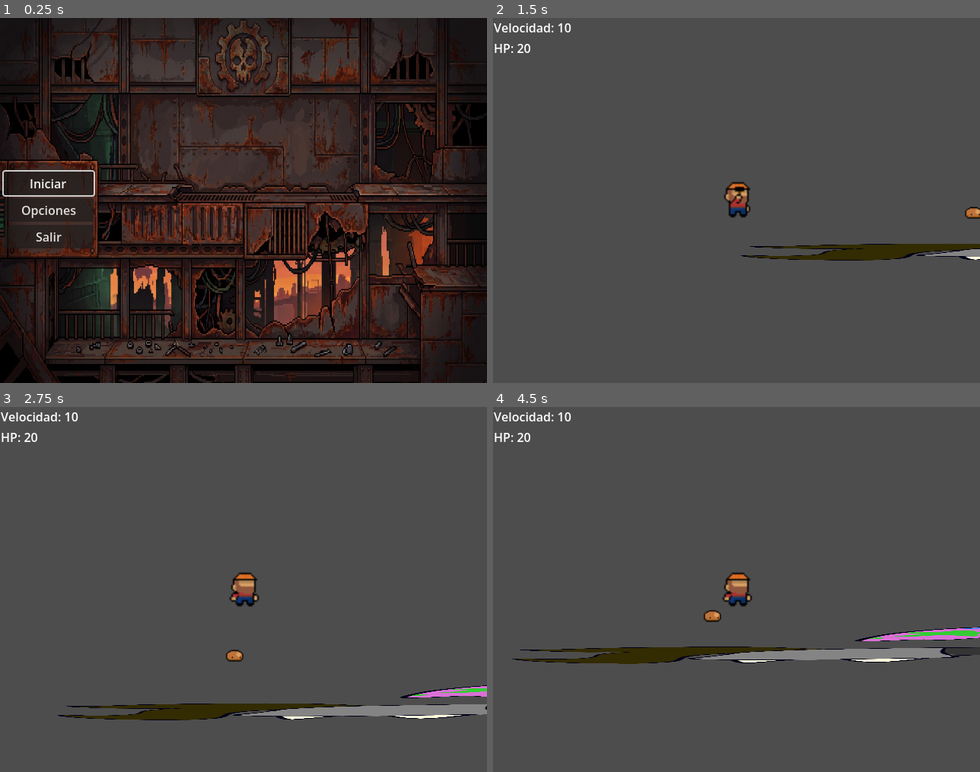
Above: before the commit, frames 1-4 (two rows, left to right).
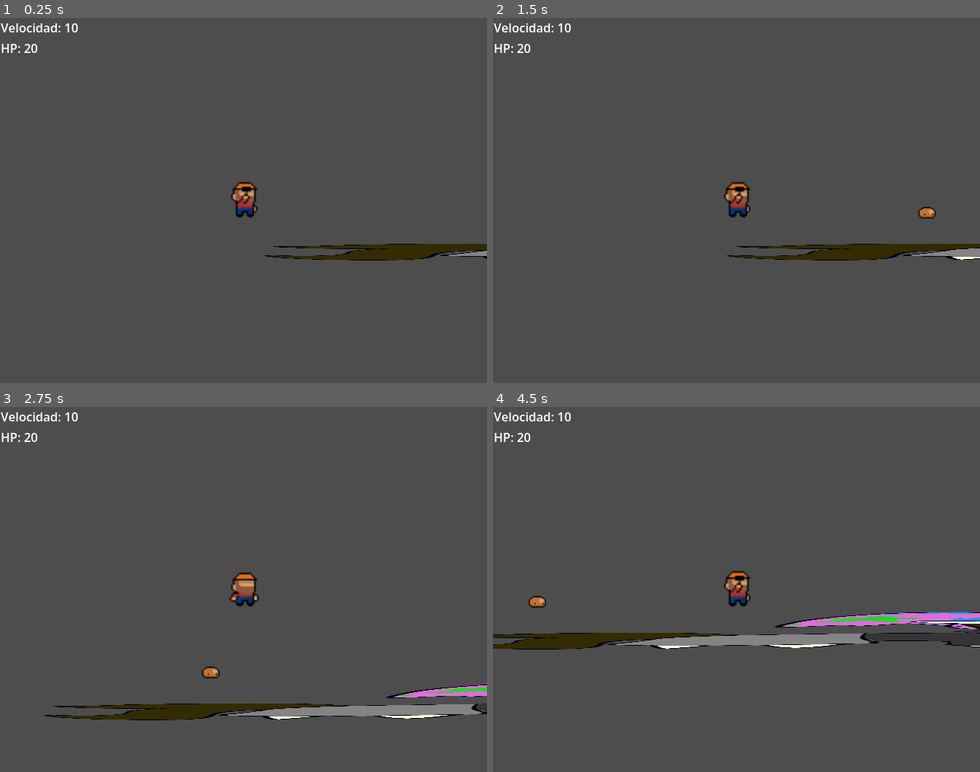
Above: after the commit, the same moments.

Repository: AutisticGoat/Despiadado
Game: Godot game, scene res://node_2d.tscn
Two runs of this game, one before a commit and one after it. Both use one fixed random seed, a clock stepped at 60 frames per second and the inputs below. Before the commit the project starts from res://Menu.tscn.
Inputs (mouse positions are in pixels of both pictures, inside the frame that each line leads up to):
- Up to frame 1 (0.25 s): no input
- Up to frame 2 (1.5 s): click (541, 182) at 0.5 s, where only the run before the commit has a clickable "Iniciar"; tap Enter (ui_accept) at 1.25 s; hold Right (ui_right) from 1.28 s (still down); tap X at 1.35 s
- Up to frame 3 (2.75 s): keep holding Right (ui_right); tap Enter (ui_accept) at 1.52, 2.27 s; tap Z at 2.1 s
- Up to frame 4 (4.5 s): release Right (ui_right) at 2.78 s; hold Left (ui_left) 2.78-3.53 s; tap X at 2.85, 4.35 s; hold Right (ui_right) from 3.53 s (still down); tap Z at 3.6 s; tap Enter (ui_accept) at 3.77 s

The runs differ from the first frame. In frame 1, 95% of the frame differs, in the area x 0-100%, y 0-100%; in frame 2, 0.7%; in frame 3, 1.3%; in frame 4, 7.9%.

Commit message:
Cambios
- Ahora los nodos del jugador y slime de cobre son sus propias escenas
- Ahora el slime de cobre se aleja del jugador cuando este se encuentra cerca

Diff:
--- a/Scripts/enemigo.gd
+++ b/Scripts/enemigo.gd
@@ -3,6 +3,7 @@
 const SPEED = 300.0
 const JUMP_VELOCITY = -400.0
 
+@onready var jugador = get_tree().get_first_node_in_group("Jugador")
 @onready var Anim = $AnimatedSprite2D
 
 var waitFrames = 0
@@ -20,8 +21,15 @@
 		velocity.y = -100 * 5
 		waitFrames = 60
 
+	print(abs(jugador.position.x - position.x))
+
+	if (abs(jugador.position.x - position.x)) <= 50:
+		print(position.direction_to(jugador.position).x)
+
+		print("Jugador cerca de enemigo, iniciando retirada")
+		dir = -position.direction_to(jugador.position).x
+
 	if not is_on_floor():
-		print("DIRECCIÓN: ", dir)
 		velocity.y += get_gravity().y * 5 * delta
 		velocity.x = dir * 200
 	else:
@@ -29,7 +37,8 @@
 	# elif waitFrames == 0:
 	# 	velocity.x = 0
 
-	print(waitFrames)
+
+
 
 	# if Anim.frame == 3:
 	# 	Anim.Stomp
--- /dev/null
+++ b/jugador.tscn
@@ -0,0 +1,211 @@
+[gd_scene format=3 uid="uid://dm8w6g1hr4sfd"]
+
+[ext_resource type="Script" uid="uid://bpl7ydc3qfvo7" path="res://Scripts/Character.gd" id="1_pn0r8"]
+[ext_resource type="Texture2D" uid="uid://c7x0kom6e3i3d" path="res://Graphics/Character/Ataque_0001-Sheet.png" id="2_75jh1"]
+[ext_resource type="Texture2D" uid="uid://cixxmmjukiw1q" path="res://Graphics/Character/Pepe 3_0001-Sheet.png" id="3_j66dm"]
+[ext_resource type="Texture2D" uid="uid://ctgx6cc7qeocc" path="res://Graphics/Character/Salto_0001-Sheet.png" id="4_e7qlc"]
+[ext_resource type="Texture2D" uid="uid://c4txgnknj2s02" path="res://Graphics/Character/Caminando_0001-Sheet.png" id="5_1xqlm"]
+[ext_resource type="Script" uid="uid://chcoyj2t3rixr" path="res://Scripts/Stats/stat_component.gd" id="6_hns4q"]
+[ext_resource type="Script" uid="uid://werjd3sya5e6" path="res://Scripts/Stats/stat.gd" id="7_4g2as"]
+[ext_resource type="Resource" uid="uid://d1i1fbx6y1ijb" path="res://Resources/Stats/HP.tres" id="8_otqpa"]
+[ext_resource type="Resource" uid="uid://c36m6jmhj11cw" path="res://Resources/Stats/Velocidad.tres" id="9_nmcbk"]
+[ext_resource type="Resource" uid="uid://btu3xjpikcgwg" path="res://Resources/Stats/Daño.tres" id="10_janri"]
+[ext_resource type="Resource" uid="uid://bfekdau4oo0wi" path="res://Resources/Stats/Defensa.tres" id="11_3ook8"]
+[ext_resource type="Resource" uid="uid://buvofaqd8uwnq" path="res://Resources/Stats/AlturaSalto.tres" id="12_s7luq"]
+[ext_resource type="Resource" uid="uid://d2vy3xj2c4081" path="res://Resources/Stats/VelAtaque.tres" id="13_vpxur"]
+[ext_resource type="Script" uid="uid://c5sk25dqrj51k" path="res://Scripts/LabelHP.gd" id="14_fblqx"]
+[ext_resource type="Script" uid="uid://cja5y4f8doqju" path="res://Scripts/LabelVelocidad.gd" id="15_sjv2d"]
+
+[sub_resource type="RectangleShape2D" id="RectangleShape2D_bwhy8"]
+
+[sub_resource type="AtlasTexture" id="AtlasTexture_ta5nu"]
+atlas = ExtResource("2_75jh1")
+region = Rect2(32, 0, 32, 32)
+
+[sub_resource type="AtlasTexture" id="AtlasTexture_flf07"]
+atlas = ExtResource("2_75jh1")
+region = Rect2(64, 0, 32, 32)
+
+[sub_resource type="AtlasTexture" id="AtlasTexture_k73cj"]
+atlas = ExtResource("2_75jh1")
+region = Rect2(96, 0, 32, 32)
+
+[sub_resource type="AtlasTexture" id="AtlasTexture_rjqkl"]
+atlas = ExtResource("3_j66dm")
+region = Rect2(0, 0, 32, 32)
+
+[sub_resource type="AtlasTexture" id="AtlasTexture_fs4d3"]
+atlas = ExtResource("3_j66dm")
+region = Rect2(32, 0, 32, 32)
+
+[sub_resource type="AtlasTexture" id="AtlasTexture_7vxoj"]
+atlas = ExtResource("3_j66dm")
+region = Rect2(64, 0, 32, 32)
+
+[sub_resource type="AtlasTexture" id="AtlasTexture_ei405"]
+atlas = ExtResource("3_j66dm")
+region = Rect2(96, 0, 32, 32)
+
+[sub_resource type="AtlasTexture" id="AtlasTexture_e8dv2"]
+atlas = ExtResource("4_e7qlc")
+region = Rect2(0, 0, 32, 32)
+
+[sub_resource type="AtlasTexture" id="AtlasTexture_2nhjh"]
+atlas = ExtResource("4_e7qlc")
+region = Rect2(32, 0, 32, 32)
+
+[sub_resource type="AtlasTexture" id="AtlasTexture_bjha6"]
+atlas = ExtResource("4_e7qlc")
+region = Rect2(64, 0, 32, 32)
+
+[sub_resource type="AtlasTexture" id="AtlasTexture_gt76g"]
+atlas = ExtResource("4_e7qlc")
+region = Rect2(96, 0, 32, 32)
+
+[sub_resource type="AtlasTexture" id="AtlasTexture_1fr6y"]
+atlas = ExtResource("4_e7qlc")
+region = Rect2(128, 0, 32, 32)
+
+[sub_resource type="AtlasTexture" id="AtlasTexture_2hxjc"]
+atlas = ExtResource("5_1xqlm")
+region = Rect2(0, 0, 32, 32)
+
+[sub_resource type="AtlasTexture" id="AtlasTexture_ebxd8"]
+atlas = ExtResource("5_1xqlm")
+region = Rect2(32, 0, 32, 32)
+
+[sub_resource type="AtlasTexture" id="AtlasTexture_2u7jv"]
+atlas = ExtResource("5_1xqlm")
+region = Rect2(64, 0, 32, 32)
+
+[sub_resource type="AtlasTexture" id="AtlasTexture_24dk6"]
+atlas = ExtResource("5_1xqlm")
+region = Rect2(96, 0, 32, 32)
+
+[sub_resource type="SpriteFrames" id="SpriteFrames_4qa0u"]
+animations = [{
+"frames": [{
+"duration": 1.0,
+"texture": SubResource("AtlasTexture_ta5nu")
+}, {
+"duration": 1.0,
+"texture": SubResource("AtlasTexture_flf07")
+}, {
+"duration": 1.0,
+"texture": SubResource("AtlasTexture_k73cj")
+}],
+"loop": 1,
+"name": &"Attack",
+"speed": 5.0
+}, {
+"frames": [{
+"duration": 1.0,
+"texture": SubResource("AtlasTexture_rjqkl")
+}, {
+"duration": 1.0,
+"texture": SubResource("AtlasTexture_fs4d3")
+}, {
+"duration": 1.0,
+"texture": SubResource("AtlasTexture_7vxoj")
+}, {
+"duration": 1.0,
+"texture": SubResource("AtlasTexture_ei405")
+}],
+"loop": 1,
+"name": &"Idle",
+"speed": 5.0
+}, {
+"frames": [{
+"duration": 1.0,
+"texture": SubResource("AtlasTexture_e8dv2")
+}, {
+"duration": 1.0,
+"texture": SubResource("AtlasTexture_2nhjh")
+}, {
+"duration": 1.0,
+"texture": SubResource("AtlasTexture_bjha6")
+}, {
+"duration": 1.0,
+"texture": SubResource("AtlasTexture_gt76g")
+}, {
+"duration": 1.0,
+"texture": SubResource("AtlasTexture_1fr6y")
+}],
+"loop": 1,
+"name": &"Jump",
+"speed": 5.0
+}, {
+"frames": [{
+"duration": 1.0,
+"texture": SubResource("AtlasTexture_2hxjc")
+}, {
+"duration": 1.0,
+"texture": SubResource("AtlasTexture_ebxd8")
+}, {
+"duration": 1.0,
+"texture": SubResource("AtlasTexture_2u7jv")
+}, {
+"duration": 1.0,
+"texture": SubResource("AtlasTexture_24dk6")
+}],
+"loop": 1,
+"name": &"Walking",
+"speed": 5.0
+}]
+
+[sub_resource type="RectangleShape2D" id="RectangleShape2D_4qa0u"]
+size = Vector2(19, 24.749979)
+
+[sub_resource type="Resource" id="Resource_q6r6c"]
+script = ExtResource("7_4g2as")
+metadata/_custom_type_script = "uid://werjd3sya5e6"
+
+[node name="Jugador" type="CharacterBody2D" unique_id=1027360617 groups=["Jugador"]]
+scale = Vector2(2, 2)
+script = ExtResource("1_pn0r8")
+
+[node name="AreaAttack" type="Area2D" parent="." unique_id=1376705502]
+position = Vector2(7.64, 1.98)
+
+[node name="CollisionShape2D" type="CollisionShape2D" parent="AreaAttack" unique_id=2108698593]
+shape = SubResource("RectangleShape2D_bwhy8")
+
+[node name="AnimatedSprite2D" type="AnimatedSprite2D" parent="." unique_id=913926004]
+position = Vector2(1, 1)
+sprite_frames = SubResource("SpriteFrames_4qa0u")
+animation = &"Attack"
+frame_progress = 0.8795809
+
+[node name="CollisionShape2D" type="CollisionShape2D" parent="." unique_id=1433155092]
+texture_filter = 1
+position = Vector2(0.5000038, -0.5000012)
+scale = Vector2(0.99999994, 0.99999994)
+shape = SubResource("RectangleShape2D_4qa0u")
+debug_color = Color(0, 0.5950001, 0.7, 0.8039216)
+
+[node name="StatsComponent" type="Node" parent="." unique_id=2003487550]
+script = ExtResource("6_hns4q")
+initial_stats = Array[ExtResource("7_4g2as")]([SubResource("Resource_q6r6c"), ExtResource("8_otqpa"), ExtResource("9_nmcbk"), ExtResource("10_janri"), ExtResource("11_3ook8"), ExtResource("12_s7luq"), ExtResource("13_vpxur")])
+metadata/_custom_type_script = "uid://chcoyj2t3rixr"
+
+[node name="CanvasLayer" type="CanvasLayer" parent="." unique_id=398452746]
+
+[node name="HP" type="Label" parent="CanvasLayer" unique_id=737582231 node_paths=PackedStringArray("Stats")]
+offset_left = 1.0
+offset_top = 28.0
+offset_right = 41.0
+offset_bottom = 51.0
+script = ExtResource("14_fblqx")
+Stats = NodePath("../../StatsComponent")
+metadata/_edit_use_anchors_ = true
+
+[node name="Velocidad" type="Label" parent="CanvasLayer" unique_id=403957397 node_paths=PackedStringArray("Stats")]
+offset_left = 1.0
+offset_top = 1.0
+offset_right = 41.0
+offset_bottom = 24.0
+script = ExtResource("15_sjv2d")
+Stats = NodePath("../../StatsComponent")
+metadata/_edit_use_anchors_ = true
+
+[node name="Camera2D" type="Camera2D" parent="." unique_id=880386430]
--- a/node_2d.tscn
+++ b/node_2d.tscn
@@ -1,167 +1,9 @@
 [gd_scene format=3 uid="uid://cmwdw8kgbef6b"]
 
-[ext_resource type="Script" uid="uid://bpl7ydc3qfvo7" path="res://Scripts/Character.gd" id="2_epypp"]
-[ext_resource type="Texture2D" uid="uid://c7x0kom6e3i3d" path="res://Graphics/Character/Ataque_0001-Sheet.png" id="2_hqns4"]
-[ext_resource type="Script" uid="uid://chcoyj2t3rixr" path="res://Scripts/Stats/stat_component.gd" id="3_epypp"]
-[ext_resource type="Texture2D" uid="uid://cixxmmjukiw1q" path="res://Graphics/Character/Pepe 3_0001-Sheet.png" id="3_x0ka3"]
-[ext_resource type="Texture2D" uid="uid://ctgx6cc7qeocc" path="res://Graphics/Character/Salto_0001-Sheet.png" id="4_0h7mo"]
-[ext_resource type="Script" uid="uid://werjd3sya5e6" path="res://Scripts/Stats/stat.gd" id="4_0hol4"]
-[ext_resource type="Texture2D" uid="uid://c4txgnknj2s02" path="res://Graphics/Character/Caminando_0001-Sheet.png" id="5_nr8wp"]
-[ext_resource type="Resource" uid="uid://d1i1fbx6y1ijb" path="res://Resources/Stats/HP.tres" id="6_4d7sh"]
-[ext_resource type="Resource" uid="uid://c36m6jmhj11cw" path="res://Resources/Stats/Velocidad.tres" id="6_rj586"]
-[ext_resource type="Script" uid="uid://cja5y4f8doqju" path="res://Scripts/LabelVelocidad.gd" id="7_d21ai"]
-[ext_resource type="Script" uid="uid://c5sk25dqrj51k" path="res://Scripts/LabelHP.gd" id="7_rj586"]
-[ext_resource type="Resource" uid="uid://btu3xjpikcgwg" path="res://Resources/Stats/Daño.tres" id="10_0h7mo"]
-[ext_resource type="Resource" uid="uid://bfekdau4oo0wi" path="res://Resources/Stats/Defensa.tres" id="11_nr8wp"]
-[ext_resource type="Resource" uid="uid://buvofaqd8uwnq" path="res://Resources/Stats/AlturaSalto.tres" id="12_nr8wp"]
-[ext_resource type="Resource" uid="uid://d2vy3xj2c4081" path="res://Resources/Stats/VelAtaque.tres" id="14_flf07"]
+[ext_resource type="PackedScene" uid="uid://dm8w6g1hr4sfd" path="res://jugador.tscn" id="1_0hol4"]
 [ext_resource type="Texture2D" uid="uid://3oootb7uy4pe" path="res://Graphics/Enemies/Sprite-0001.png" id="15_d2bti"]
 [ext_resource type="Script" uid="uid://c42nw5p3vgl7j" path="res://Scripts/enemigo.gd" id="17_k73cj"]
 [ext_resource type="Texture2D" uid="uid://ccavwem3cfoy5" path="res://Graphics/Character/kotryflownobg.png" id="19_rjqkl"]
-
-[sub_resource type="RectangleShape2D" id="RectangleShape2D_bwhy8"]
-
-[sub_resource type="AtlasTexture" id="AtlasTexture_ta5nu"]
-atlas = ExtResource("2_hqns4")
-region = Rect2(32, 0, 32, 32)
-
-[sub_resource type="AtlasTexture" id="AtlasTexture_flf07"]
-atlas = ExtResource("2_hqns4")
-region = Rect2(64, 0, 32, 32)
-
-[sub_resource type="AtlasTexture" id="AtlasTexture_k73cj"]
-atlas = ExtResource("2_hqns4")
-region = Rect2(96, 0, 32, 32)
-
-[sub_resource type="AtlasTexture" id="AtlasTexture_rjqkl"]
-atlas = ExtResource("3_x0ka3")
-region = Rect2(0, 0, 32, 32)
-
-[sub_resource type="AtlasTexture" id="AtlasTexture_fs4d3"]
-atlas = ExtResource("3_x0ka3")
-region = Rect2(32, 0, 32, 32)
-
-[sub_resource type="AtlasTexture" id="AtlasTexture_7vxoj"]
-atlas = ExtResource("3_x0ka3")
-region = Rect2(64, 0, 32, 32)
-
-[sub_resource type="AtlasTexture" id="AtlasTexture_ei405"]
-atlas = ExtResource("3_x0ka3")
-region = Rect2(96, 0, 32, 32)
-
-[sub_resource type="AtlasTexture" id="AtlasTexture_e8dv2"]
-atlas = ExtResource("4_0h7mo")
-region = Rect2(0, 0, 32, 32)
-
-[sub_resource type="AtlasTexture" id="AtlasTexture_2nhjh"]
-atlas = ExtResource("4_0h7mo")
-region = Rect2(32, 0, 32, 32)
-
-[sub_resource type="AtlasTexture" id="AtlasTexture_bjha6"]
-atlas = ExtResource("4_0h7mo")
-region = Rect2(64, 0, 32, 32)
-
-[sub_resource type="AtlasTexture" id="AtlasTexture_gt76g"]
-atlas = ExtResource("4_0h7mo")
-region = Rect2(96, 0, 32, 32)
-
-[sub_resource type="AtlasTexture" id="AtlasTexture_1fr6y"]
-atlas = ExtResource("4_0h7mo")
-region = Rect2(128, 0, 32, 32)
-
-[sub_resource type="AtlasTexture" id="AtlasTexture_2hxjc"]
-atlas = ExtResource("5_nr8wp")
-region = Rect2(0, 0, 32, 32)
-
-[sub_resource type="AtlasTexture" id="AtlasTexture_ebxd8"]
-atlas = ExtResource("5_nr8wp")
-region = Rect2(32, 0, 32, 32)
-
-[sub_resource type="AtlasTexture" id="AtlasTexture_2u7jv"]
-atlas = ExtResource("5_nr8wp")
-region = Rect2(64, 0, 32, 32)
-
-[sub_resource type="AtlasTexture" id="AtlasTexture_24dk6"]
-atlas = ExtResource("5_nr8wp")
-region = Rect2(96, 0, 32, 32)
-
-[sub_resource type="SpriteFrames" id="SpriteFrames_4qa0u"]
-animations = [{
-"frames": [{
-"duration": 1.0,
-"texture": SubResource("AtlasTexture_ta5nu")
-}, {
-"duration": 1.0,
-"texture": SubResource("AtlasTexture_flf07")
-}, {
-"duration": 1.0,
-"texture": SubResource("AtlasTexture_k73cj")
-}],
-"loop": 1,
-"name": &"Attack",
-"speed": 5.0
-}, {
-"frames": [{
-"duration": 1.0,
-"texture": SubResource("AtlasTexture_rjqkl")
-}, {
-"duration": 1.0,
-"texture": SubResource("AtlasTexture_fs4d3")
-}, {
-"duration": 1.0,
-"texture": SubResource("AtlasTexture_7vxoj")
-}, {
-"duration": 1.0,
-"texture": SubResource("AtlasTexture_ei405")
-}],
-"loop": 1,
-"name": &"Idle",
-"speed": 5.0
-}, {
-"frames": [{
-"duration": 1.0,
-"texture": SubResource("AtlasTexture_e8dv2")
-}, {
-"duration": 1.0,
-"texture": SubResource("AtlasTexture_2nhjh")
-}, {
-"duration": 1.0,
-"texture": SubResource("AtlasTexture_bjha6")
-}, {
-"duration": 1.0,
-"texture": SubResource("AtlasTexture_gt76g")
-}, {
-"duration": 1.0,
-"texture": SubResource("AtlasTexture_1fr6y")
-}],
-"loop": 1,
-"name": &"Jump",
-"speed": 5.0
-}, {
-"frames": [{
-"duration": 1.0,
-"texture": SubResource("AtlasTexture_2hxjc")
-}, {
-"duration": 1.0,
-"texture": SubResource("AtlasTexture_ebxd8")
-}, {
-"duration": 1.0,
-"texture": SubResource("AtlasTexture_2u7jv")
-}, {
-"duration": 1.0,
-"texture": SubResource("AtlasTexture_24dk6")
-}],
-"loop": 1,
-"name": &"Walking",
-"speed": 5.0
-}]
-
-[sub_resource type="RectangleShape2D" id="RectangleShape2D_4qa0u"]
-size = Vector2(19, 24.749979)
-
-[sub_resource type="Resource" id="Resource_q6r6c"]
-script = ExtResource("4_0hol4")
-metadata/_custom_type_script = "uid://werjd3sya5e6"
 
 [sub_resource type="AtlasTexture" id="AtlasTexture_mryly"]
 atlas = ExtResource("15_d2bti")
@@ -214,56 +56,8 @@
 
 [node name="Node2D" type="Node2D" unique_id=1775135211]
 
-[node name="Jugador" type="CharacterBody2D" parent="." unique_id=1500785931]
-position = Vector2(18, 443)
-scale = Vector2(2, 2)
-script = ExtResource("2_epypp")
-
-[node name="AreaAttack" type="Area2D" parent="Jugador" unique_id=1841114080]
-position = Vector2(7.64, 1.98)
-
-[node name="CollisionShape2D" type="CollisionShape2D" parent="Jugador/AreaAttack" unique_id=862295897]
-shape = SubResource("RectangleShape2D_bwhy8")
-
-[node name="AnimatedSprite2D" type="AnimatedSprite2D" parent="Jugador" unique_id=1207581220]
-position = Vector2(1, 1)
-sprite_frames = SubResource("SpriteFrames_4qa0u")
-animation = &"Attack"
-frame_progress = 0.8795809
-
-[node name="CollisionShape2D" type="CollisionShape2D" parent="Jugador" unique_id=1362344260]
-texture_filter = 1
-position = Vector2(0.5000038, -0.5000012)
-scale = Vector2(0.99999994, 0.99999994)
-shape = SubResource("RectangleShape2D_4qa0u")
-debug_color = Color(0, 0.5950001, 0.7, 0.8039216)
-
-[node name="StatsComponent" type="Node" parent="Jugador" unique_id=1339999195]
-script = ExtResource("3_epypp")
-initial_stats = Array[ExtResource("4_0hol4")]([SubResource("Resource_q6r6c"), ExtResource("6_4d7sh"), ExtResource("6_rj586"), ExtResource("10_0h7mo"), ExtResource("11_nr8wp"), ExtResource("12_nr8wp"), ExtResource("14_flf07")])
-metadata/_custom_type_script = "uid://chcoyj2t3rixr"
-
-[node name="CanvasLayer" type="CanvasLayer" parent="Jugador" unique_id=1347650445]
-
-[node name="HP" type="Label" parent="Jugador/CanvasLayer" unique_id=1052297977 node_paths=PackedStringArray("Stats")]
-offset_left = 1.0
-offset_top = 28.0
-offset_right = 41.0
-offset_bottom = 51.0
-script = ExtResource("7_rj586")
-Stats = NodePath("../../StatsComponent")
-metadata/_edit_use_anchors_ = true
-
-[node name="Velocidad" type="Label" parent="Jugador/CanvasLayer" unique_id=859907197 node_paths=PackedStringArray("Stats")]
-offset_left = 1.0
-offset_top = 1.0
-offset_right = 41.0
-offset_bottom = 24.0
-script = ExtResource("7_d21ai")
-Stats = NodePath("../../StatsComponent")
-metadata/_edit_use_anchors_ = true
-
-[node name="Camera2D" type="Camera2D" parent="Jugador" unique_id=1675345833]
+[node name="Jugador" parent="." unique_id=1027360617 instance=ExtResource("1_0hol4")]
+position = Vector2(36, 443)
 
 [node name="Enemigo" type="CharacterBody2D" parent="." unique_id=426573495]
 position = Vector2(369, 449.00003)
--- a/project.godot
+++ b/project.godot
@@ -11,7 +11,7 @@
 [application]
 
 config/name="Despiadado: Las fauces de la tierra"
-run/main_scene="uid://daiksr5kkdtgb"
+run/main_scene="uid://cmwdw8kgbef6b"
 config/features=PackedStringArray("4.7", "Forward Plus")
 config/icon="res://icon.svg"
 
@@ -21,6 +21,10 @@
 window/size/viewport_height=480
 window/stretch/mode="canvas_items"
 window/stretch/aspect="expand"
+
+[global_group]
+
+Jugador=""
 
 [input]
 
--- /dev/null
+++ b/slime_cobre.tscn
@@ -0,0 +1,64 @@
+[gd_scene format=3 uid="uid://bstxh5470p2og"]
+
+[ext_resource type="Script" uid="uid://c42nw5p3vgl7j" path="res://Scripts/enemigo.gd" id="1_8vf1t"]
+[ext_resource type="Texture2D" uid="uid://3oootb7uy4pe" path="res://Graphics/Enemies/Sprite-0001.png" id="2_4pqw1"]
+
+[sub_resource type="AtlasTexture" id="AtlasTexture_mryly"]
+atlas = ExtResource("2_4pqw1")
+region = Rect2(0, 0, 32, 32)
+
+[sub_resource type="AtlasTexture" id="AtlasTexture_kq1c5"]
+atlas = ExtResource("2_4pqw1")
+region = Rect2(0, 32, 32, 32)
+
+[sub_resource type="AtlasTexture" id="AtlasTexture_ornx7"]
+atlas = ExtResource("2_4pqw1")
+region = Rect2(0, 64, 32, 32)
+
+[sub_resource type="AtlasTexture" id="AtlasTexture_cnnru"]
+atlas = ExtResource("2_4pqw1")
+region = Rect2(0, 96, 32, 32)
+
+[sub_resource type="AtlasTexture" id="AtlasTexture_540hr"]
+atlas = ExtResource("2_4pqw1")
+region = Rect2(0, 128, 32, 32)
+
+[sub_resource type="SpriteFrames" id="SpriteFrames_drfsk"]
+animations = [{
+"frames": [{
+"duration": 1.0,
+"texture": SubResource("AtlasTexture_mryly")
+}, {
+"duration": 1.0,
+"texture": SubResource("AtlasTexture_kq1c5")
+}, {
+"duration": 1.0,
+"texture": SubResource("AtlasTexture_ornx7")
+}, {
+"duration": 1.0,
+"texture": SubResource("AtlasTexture_cnnru")
+}, {
+"duration": 1.0,
+"texture": SubResource("AtlasTexture_540hr")
+}],
+"loop": 0,
+"name": &"default",
+"speed": 5.0
+}]
+
+[sub_resource type="RectangleShape2D" id="RectangleShape2D_drfsk"]
+size = Vector2(9.333332, 8.444435)
+
+[node name="SlimeCobre" type="CharacterBody2D" unique_id=2015162875]
+scale = Vector2(1.5, 1.5)
+script = ExtResource("1_8vf1t")
+
+[node name="AnimatedSprite2D" type="AnimatedSprite2D" parent="." unique_id=484775481]
+sprite_frames = SubResource("SpriteFrames_drfsk")
+frame = 4
+frame_progress = 1.0
+
+[node name="CollisionShape2D" type="CollisionShape2D" parent="." unique_id=1572768160]
+position = Vector2(0.3333435, 5.666626)
+scale = Vector2(1.5, 1.5)
+shape = SubResource("RectangleShape2D_drfsk")
